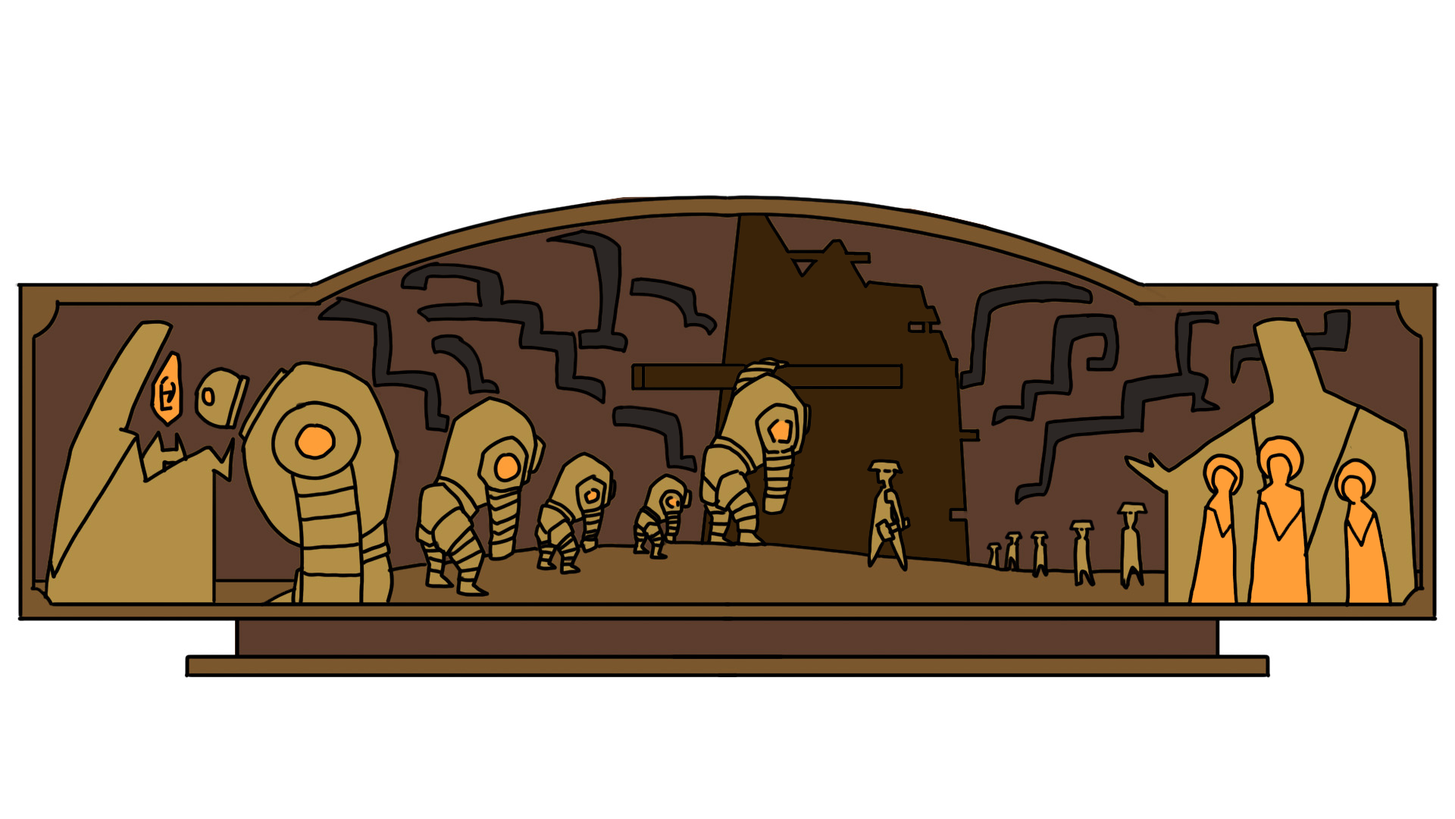
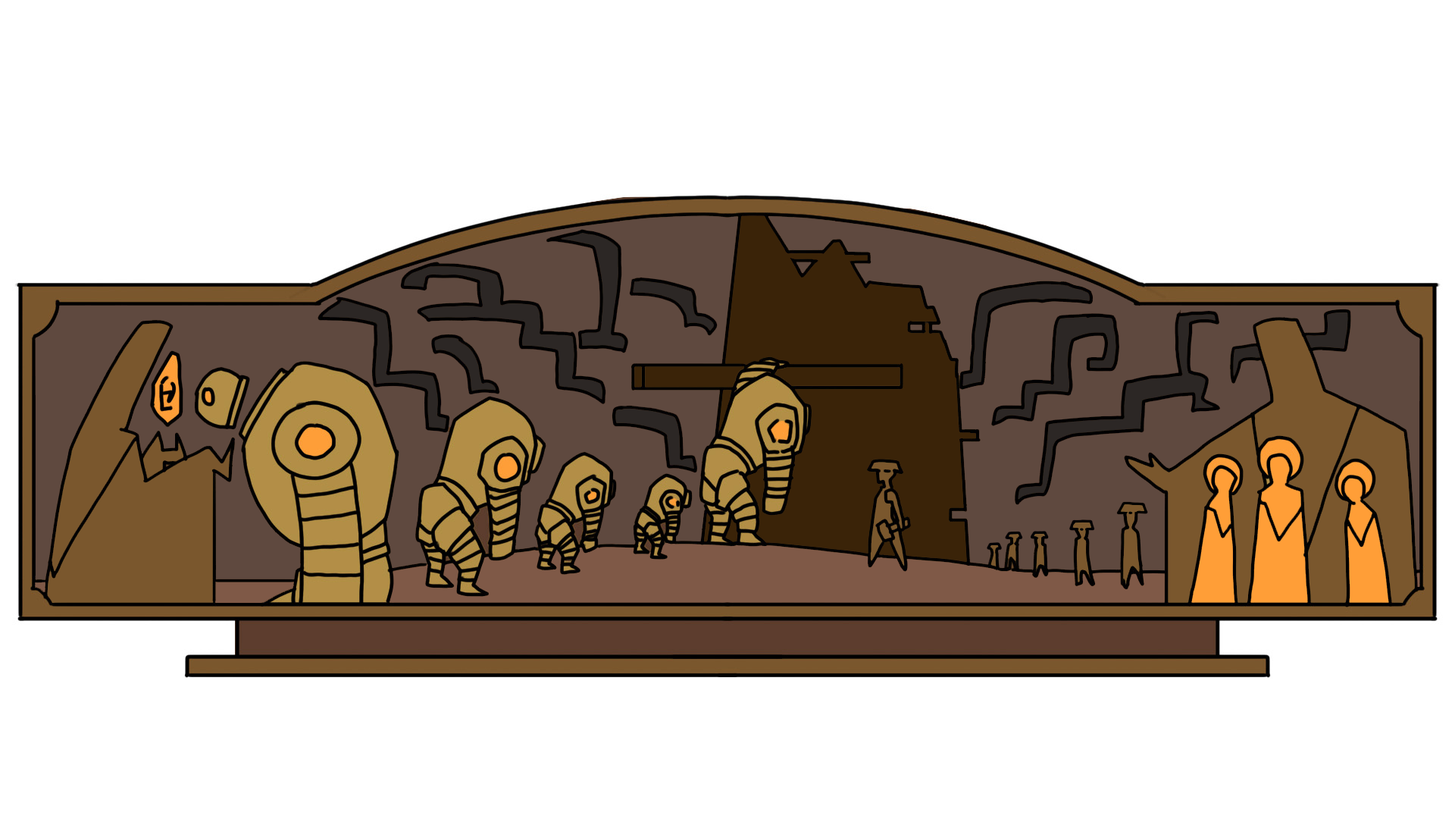
Before/after of a 1455px x 819px layered artwork. What changed in the layer stack:
added layer "Fond 8" above "Fond 6" over [34, 215, 1421, 580]
added layer "Fond 6" above "Fond 1" over [34, 542, 1421, 603]
added layer "Fond 7" above "Line" over [46, 319, 1416, 603]
painted on "Line" over [34, 215, 1421, 603]
removed layer "Calque 1" over [934, 324, 1147, 549]
removed layer "Arrière-plan" over [34, 215, 1421, 603]
